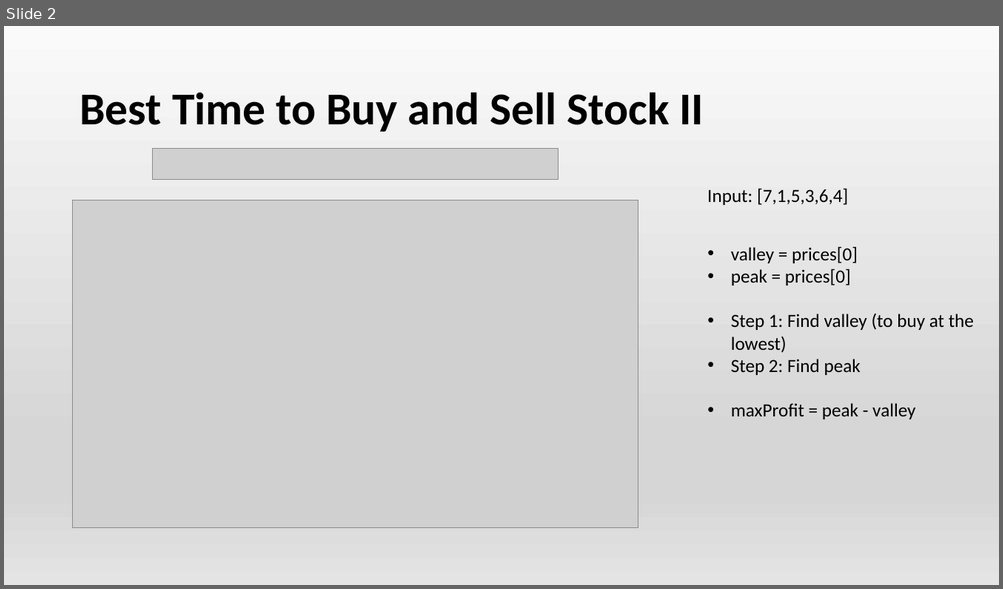
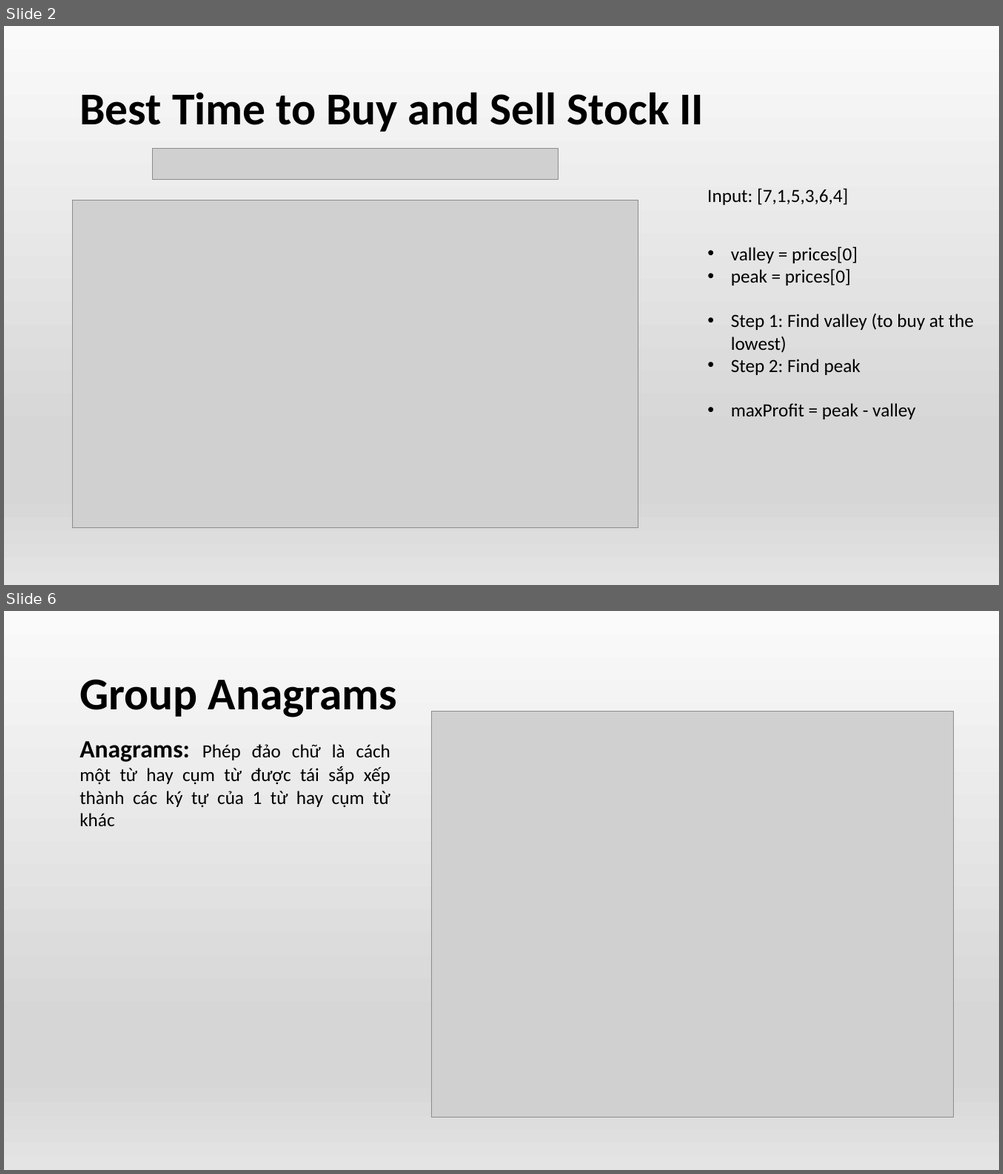
Before and after one commit to QuanNgHa/LeetCode-30DayChallenge, a slide deck: 30DaysCodeChallenges.pptx. Shown one above the other, each under a label of ours: slide 2 before the commit, slides 2 and 6 after it; the slides between them are not shown. The pictures are 1003x589 and 1003x1174 pixels, drawn with LibreOffice and Linux fonts; fonts in the diff are those of the drawing; grey boxes stand for pictures. Boxes give left, top, right and bottom in pixels: in the first picture for what was removed or moved away, otherwise in the second. Text is boxed around its words. In the diff, an @@ line names an element or a change of style, - is before the commit and + after.

```diff
--- a/30DaysCodeChallenges.pptx
+++ b/30DaysCodeChallenges.pptx
@@ slide 6 added at [4, 611, 999, 1170], background gradient #FAFAFA to #D7D7D7 to #E4E4E4 @@
@@ title added at [79, 679, 397, 718], 44 pt, text #000000, bold @@
+Group Anagrams
@@ picture added at [432, 712, 954, 1118] @@
@@ text added at [79, 741, 390, 826], 18 pt, text #000000 @@
+Anagrams: Phép đảo chữ là cách một từ hay cụm từ được tái sắp xếp thành các ký tự của 1 từ hay cụm từ khác
```
Also in this commit, not shown: 2 slides changed, 3 other slides added, 1 slide removed, 2 other files.
